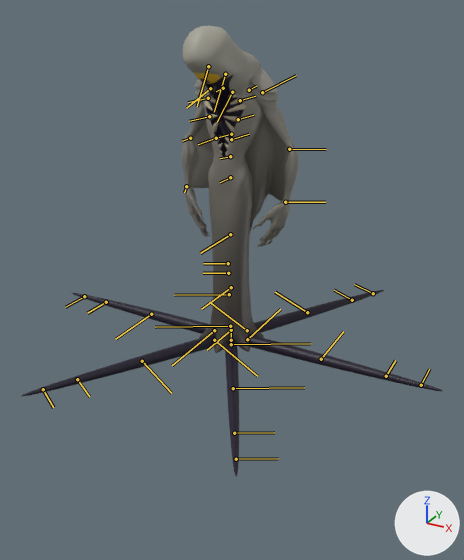
Renders of the FBX model The Demon King/Assets/Art/PlayerCharacter/Animations/RayDemon/A_RayDemon_Land.fbx from each side of a commit.
Before and after are seen from a 50 mm camera at (1.78, -3.22, 2.04) aimed at (0.07, -0.12, 0.49). The axes (+X, +Y, +Z) are drawn at lower right. The lights are the same throughout. Both versions are drawn at frame 8 of the action 'Take 001'; the numbers are the values there. The bones that bend it are drawn over the model as lines.

Names of what the first picture shows: 'Ray_Arms', 'Ray_Body', 'Ray_Cape', 'Ray_Eye', 'Ray_Legs'.
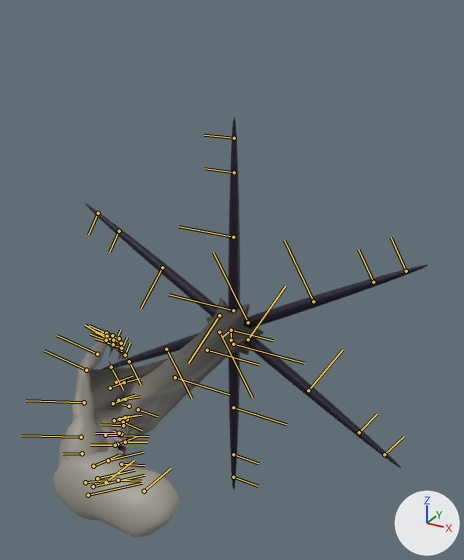
Commit message: Ray Demon Animations Reimport

The change in detail:
Bone 'RayBind_spine1_JNT' (bone_raybind_spine1_jnt) turns from (0, 0, 0) to (90, 0, 90) degrees about its own x, y and z.
Bone 'RayBind_spine6_JNT' (bone_raybind_spine6_jnt) turns from (0, 0, 0) to (0, 0, 28) degrees about its own x, y and z.
Bone 'RayBind_eyeball_JNT' (bone_raybind_eyeball_jnt) moves from (-4.6, 7.5, 0.0) to (0.0, 0.0, 0.0).
Bone 'RayBind_eyeball_JNT' (bone_raybind_eyeball_jnt) turns from (0, 0, 28) to (0, 0, 0) degrees about its own x, y and z.
Bone 'RayBind_tendrilFront1_R_JNT' (bone_raybind_tendrilfront1_r_jnt) moves from (0.0, 0.0, 0.0) to (-20.9, 7.3, -2.3).
Bone 'RayBind_tendrilFront1_R_JNT' (bone_raybind_tendrilfront1_r_jnt) turns from (0, 0, 0) to (90, 30, 120) degrees about its own x, y and z.
Bone 'RayBind_tendrilMid1_R_JNT' (bone_raybind_tendrilmid1_r_jnt) moves from (0.0, 0.0, 0.0) to (-12.3, -3.8, -8.4).
Bone 'RayBind_tendrilMid1_R_JNT' (bone_raybind_tendrilmid1_r_jnt) turns from (0, 0, 0) to (-90, 90, 0) degrees about its own x, y and z.
Bone 'RayBind_tendrilBack1_R_JNT' (bone_raybind_tendrilback1_r_jnt) moves from (0.0, 0.0, 0.0) to (-3.6, 7.3, -2.3).
Bone 'RayBind_tendrilBack1_R_JNT' (bone_raybind_tendrilback1_r_jnt) turns from (0, 0, 0) to (-90, 30, 60) degrees about its own x, y and z.
Bone 'RayBind_tendrilFront1_L_JNT' (bone_raybind_tendrilfront1_l_jnt) moves from (0.0, 0.0, 0.0) to (10.3, 11.1, -10.0).
Bone 'RayBind_tendrilFront1_L_JNT' (bone_raybind_tendrilfront1_l_jnt) turns from (0, 0, 0) to (-90, -30, -60) degrees about its own x, y and z.
Bone 'RayBind_tendrilMid1_L_JNT' (bone_raybind_tendrilmid1_l_jnt) moves from (0.0, 0.0, 0.0) to (12.3, 3.8, -16.1).
Bone 'RayBind_tendrilMid1_L_JNT' (bone_raybind_tendrilmid1_l_jnt) turns from (0, 0, 0) to (-90, -90, 0) degrees about its own x, y and z.
Bone 'RayBind_tendrilBack1_L_JNT' (bone_raybind_tendrilback1_l_jnt) moves from (0.0, 0.0, 0.0) to (14.3, 11.1, -10.0).
Bone 'RayBind_tendrilBack1_L_JNT' (bone_raybind_tendrilback1_l_jnt) turns from (0, 0, 0) to (90, -30, -120) degrees about its own x, y and z.

Pixel boxes [x1, y1, x2, y2] of what changed, in the pictures (464 x 560 px):
'Ray_Body', posed (159% wider, 27% shorter)
    before: [183, 26, 264, 353]
    after: [53, 298, 264, 537]
'Ray_Legs', posed
    before: [22, 290, 442, 477]
    after: [85, 117, 428, 490]
'Ray_Arms', posed
    before: [182, 68, 299, 247]
    after: [63, 331, 127, 461]
'Ray_Cape', posed
    before: [190, 114, 286, 231]
    after: [72, 359, 167, 422]
'Ray_Teeth', now drawn
    after: [113, 420, 131, 454]
'Ray_Eye', posed (not visible afterwards)
    before: [194, 72, 221, 84]
bone 'RayBind_spine1_JNT', root to tip
    before: (231, 330) to (207, 350)
    after: (231, 330) to (273, 340)
bone 'RayBind_spine6_JNT', root to tip
    before: (231, 134) to (214, 138)
    after: (105, 435) to (149, 436)
bone 'RayBind_eyeball_JNT', root to tip
    before: (208, 66) to (197, 106)
    after: (144, 491) to (171, 468)
bone 'RayBind_tendrilFront1_R_JNT', root to tip
    before: (214, 340) to (257, 376)
    after: (248, 339) to (285, 286)
bone 'RayBind_tendrilMid1_R_JNT', root to tip
    before: (214, 330) to (172, 365)
    after: (233, 344) to (304, 363)
bone 'RayBind_tendrilBack1_R_JNT', root to tip
    before: (230, 326) to (155, 327)
    after: (219, 332) to (252, 397)
bone 'RayBind_tendrilFront1_L_JNT', root to tip
    before: (231, 344) to (310, 343)
    after: (248, 322) to (213, 252)
bone 'RayBind_tendrilMid1_L_JNT', root to tip
    before: (247, 339) to (280, 309)
    after: (233, 310) to (168, 294)
bone 'RayBind_tendrilBack1_L_JNT', root to tip
    before: (247, 330) to (209, 302)
    after: (219, 315) to (188, 363)
